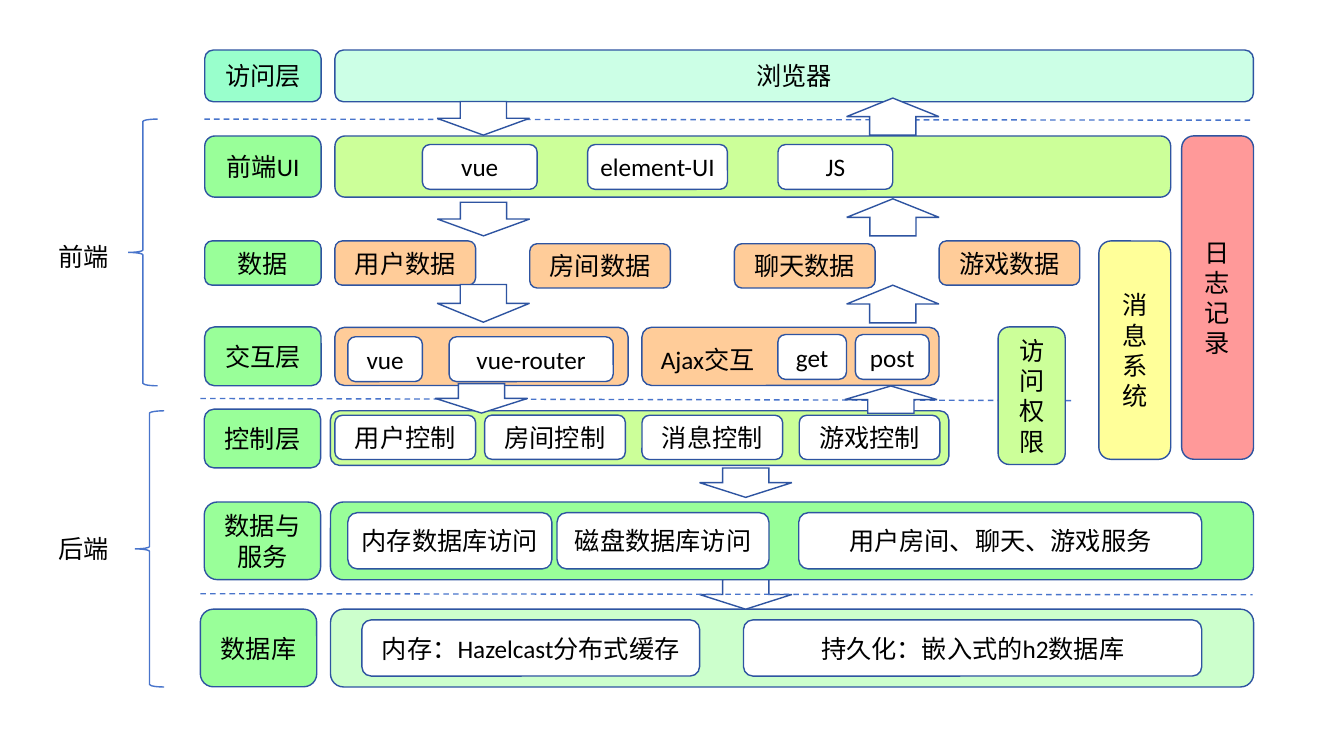
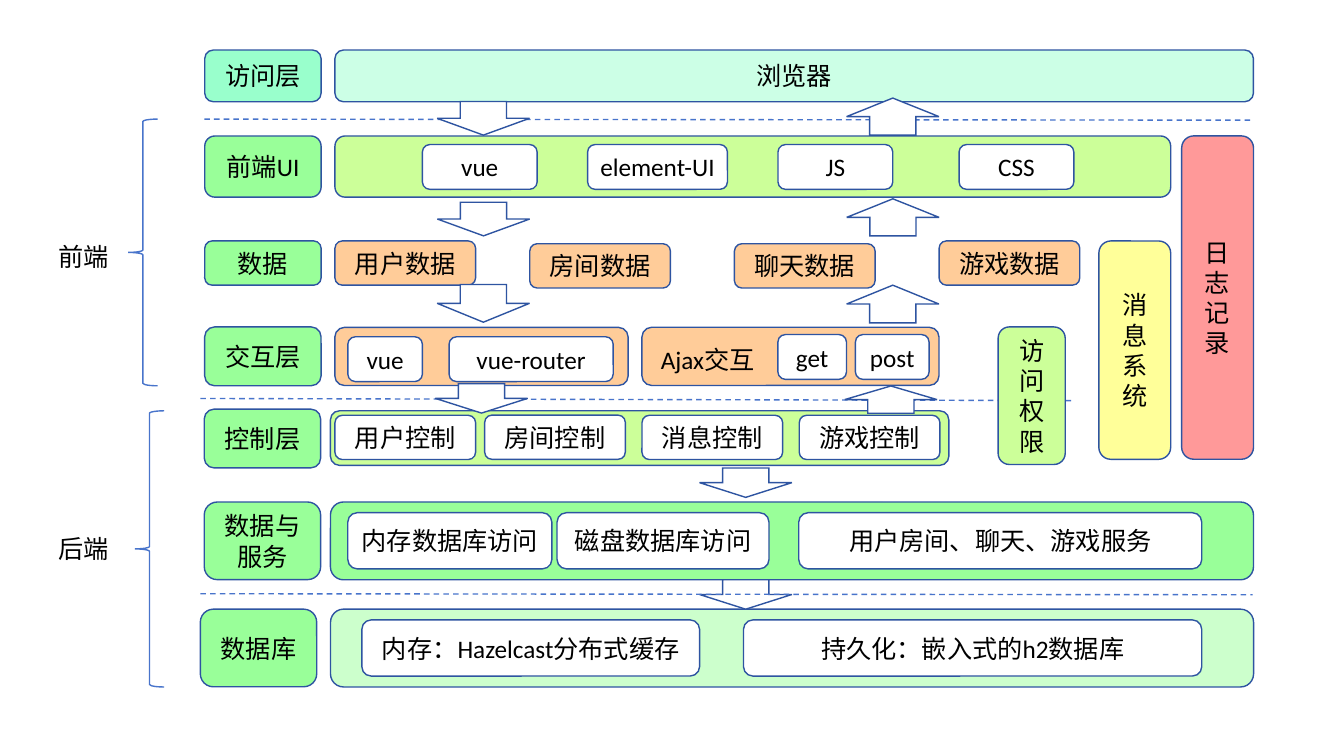
Before and after one commit to shu-sun-yat-sen/LAN-anonymous-chat-room, a slide deck: slide 2 of docs/架构设计/架构图.pptx. Drawn at 1344x756 pixels with LibreOffice and Linux fonts; fonts in the diff are those of the drawing. Boxes give left, top, right and bottom in pixels: in the first picture for what was removed or moved away, otherwise in the second. Text is boxed around its words. In the diff, an @@ line names an element or a change of style, - is before the commit and + after.

```diff
--- a/docs/架构设计/架构图.pptx
+++ b/docs/架构设计/架构图.pptx
@@ rounded rectangle added at [959,144,1074,189], fill #FFFFFF, outline #2E54A1 1 pt, 18 pt, text #000000 @@
+CSS
```
Also in this commit, not shown: 11 other files.
